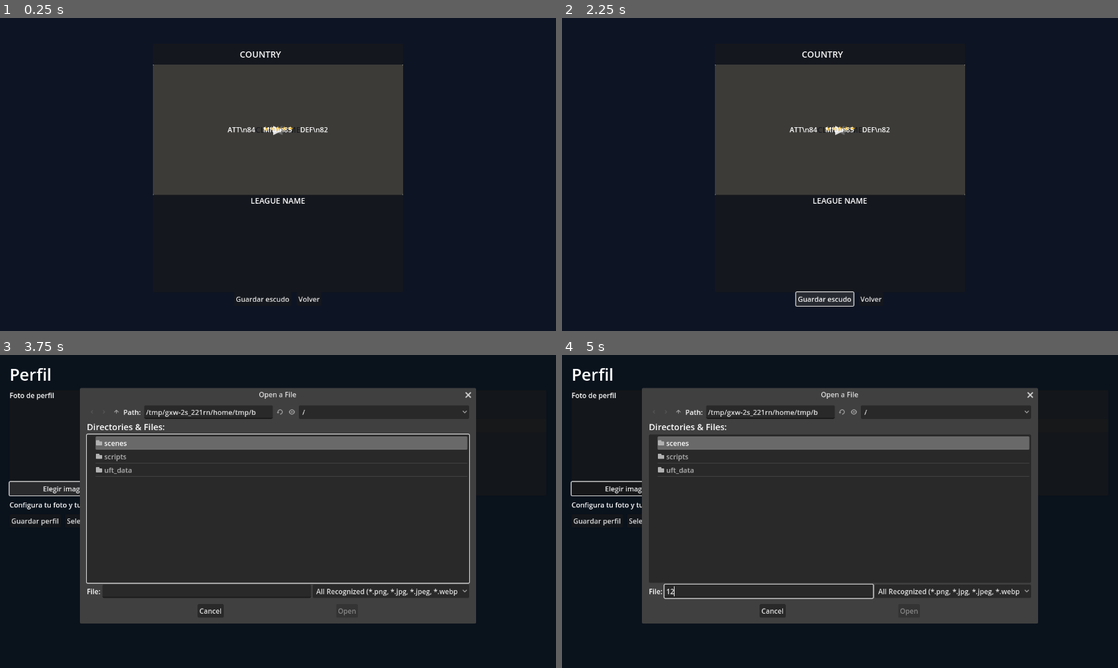
Above: before the commit, frames 1-4 (two rows, left to right).
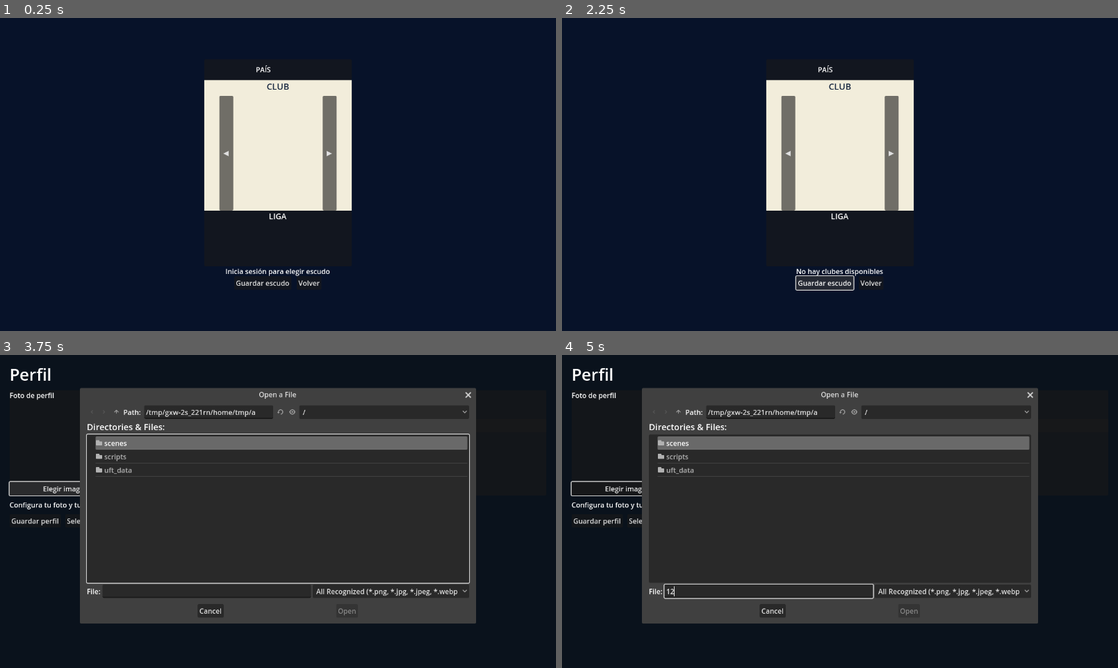
Above: after the commit, the same moments.

Repository: tenemostuseguro/uft27
Game: Godot game, scene res://scenes/ClubCrestMenu2D.tscn
The game is run twice, just before and just after one commit, with the same random seed, the same clock (stepped at 60 frames per second) and the same inputs. This scene is started directly instead of the project's main scene.
Inputs (mouse positions are in pixels of both pictures, inside the frame that each line leads up to):
- Up to frame 1 (0.25 s): no input
- Up to frame 2 (2.25 s): click "◀" at 0.5 s; click "▶" at 1.25 s; click "Guardar escudo" at 2 s
- Up to frame 3 (3.75 s): click "Volver" at 2.75 s; click "Elegir imagen" at 3.5 s
- Up to frame 4 (5 s): click (767, 589) at 4.27 s; type "12" at 4.35 s

The runs differ from the first frame. In frame 1, 21% of the frame differs, in the area x 27-73%, y 10-91%; in frame 2, 21%, in the area x 27-73%, y 10-93%; in frame 3, less than 0.1%; in frame 4, less than 0.1%.

Commit message:
Fix crest selector proportions and remove overlapping stats layer

Diff:
--- a/godot-futsal/scenes/ClubCrestMenu2D.tscn
+++ b/godot-futsal/scenes/ClubCrestMenu2D.tscn
@@ -14,7 +14,7 @@
 anchors_preset = 15
 anchor_right = 1.0
 anchor_bottom = 1.0
-color = Color(0.05, 0.08, 0.14, 1)
+color = Color(0.03, 0.07, 0.16, 1)
 
 [node name="Margin" type="MarginContainer" parent="."]
 layout_mode = 1
@@ -23,10 +23,10 @@
 anchor_top = 0.5
 anchor_right = 0.5
 anchor_bottom = 0.5
-offset_left = -150.0
-offset_top = -250.0
-offset_right = 150.0
-offset_bottom = 250.0
+offset_left = -170.0
+offset_top = -260.0
+offset_right = 170.0
+offset_bottom = 260.0
 
 [node name="VBox" type="VBoxContainer" parent="Margin"]
 layout_mode = 2
@@ -34,27 +34,27 @@
 
 [node name="TopBar" type="PanelContainer" parent="Margin/VBox"]
 layout_mode = 2
-custom_minimum_size = Vector2(300, 48)
+custom_minimum_size = Vector2(340, 48)
 
 [node name="TopRow" type="HBoxContainer" parent="Margin/VBox/TopBar"]
 layout_mode = 2
 alignment = 1
-theme_override_constants/separation = 16
+theme_override_constants/separation = 10
 
 [node name="CountryName" type="Label" parent="Margin/VBox/TopBar/TopRow"]
 layout_mode = 2
-text = "COUNTRY"
-theme_override_font_sizes/font_size = 20
+text = "PAÍS"
+theme_override_font_sizes/font_size = 16
 
 [node name="CountryLogo" type="TextureRect" parent="Margin/VBox/TopBar/TopRow"]
-custom_minimum_size = Vector2(64, 40)
+custom_minimum_size = Vector2(56, 34)
 layout_mode = 2
 expand_mode = 1
 stretch_mode = 5
 
 [node name="Card" type="PanelContainer" parent="Margin/VBox"]
 layout_mode = 2
-custom_minimum_size = Vector2(300, 300)
+custom_minimum_size = Vector2(340, 300)
 
 [node name="CardBg" type="ColorRect" parent="Margin/VBox/Card"]
 layout_mode = 1
@@ -63,89 +63,45 @@
 anchor_bottom = 1.0
 color = Color(0.95, 0.93, 0.86, 1)
 
-[node name="ClubName" type="Label" parent="Margin/VBox/Card"]
+[node name="CardVBox" type="VBoxContainer" parent="Margin/VBox/Card"]
 layout_mode = 1
-anchors_preset = 10
+anchors_preset = 15
 anchor_right = 1.0
-offset_top = 10.0
-offset_bottom = 38.0
+anchor_bottom = 1.0
+theme_override_constants/separation = 8
+
+[node name="ClubName" type="Label" parent="Margin/VBox/Card/CardVBox"]
+layout_mode = 2
+text = "CLUB"
 horizontal_alignment = 1
-text = "CLUB NAME"
-theme_override_colors/font_color = Color(0.06, 0.11, 0.22, 1)
-theme_override_font_sizes/font_size = 18
+theme_override_font_sizes/font_size = 20
+theme_override_colors/font_color = Color(0.08, 0.14, 0.24, 1)
 
-[node name="LeftArrow" type="Button" parent="Margin/VBox/Card"]
-layout_mode = 1
-anchors_preset = 0
-offset_left = 20.0
-offset_top = 120.0
-offset_right = 56.0
-offset_bottom = 156.0
+[node name="CenterRow" type="HBoxContainer" parent="Margin/VBox/Card/CardVBox"]
+layout_mode = 2
+size_flags_vertical = 3
+alignment = 1
+theme_override_constants/separation = 8
+
+[node name="LeftArrow" type="Button" parent="Margin/VBox/Card/CardVBox/CenterRow"]
+layout_mode = 2
+custom_minimum_size = Vector2(32, 32)
 text = "◀"
-theme_override_font_sizes/font_size = 28
 
-[node name="RightArrow" type="Button" parent="Margin/VBox/Card"]
-layout_mode = 1
-anchors_preset = 0
-offset_left = 244.0
-offset_top = 120.0
-offset_right = 280.0
-offset_bottom = 156.0
-text = "▶"
-theme_override_font_sizes/font_size = 28
-
-[node name="ClubLogo" type="TextureRect" parent="Margin/VBox/Card"]
-custom_minimum_size = Vector2(170, 170)
-layout_mode = 1
-anchors_preset = 8
-anchor_left = 0.5
-anchor_top = 0.5
-anchor_right = 0.5
-anchor_bottom = 0.5
-offset_left = -85.0
-offset_top = -80.0
-offset_right = 85.0
-offset_bottom = 90.0
+[node name="ClubLogo" type="TextureRect" parent="Margin/VBox/Card/CardVBox/CenterRow"]
+custom_minimum_size = Vector2(190, 190)
+layout_mode = 2
 expand_mode = 1
 stretch_mode = 5
 
-[node name="Stars" type="Label" parent="Margin/VBox/Card"]
-layout_mode = 1
-anchors_preset = 10
-anchor_right = 1.0
-offset_top = 228.0
-offset_bottom = 246.0
-horizontal_alignment = 1
-text = "★★★★★"
-theme_override_colors/font_color = Color(0.94, 0.72, 0.15, 1)
-
-[node name="StatsRow" type="HBoxContainer" parent="Margin/VBox/Card"]
-layout_mode = 1
-anchors_preset = 10
-anchor_right = 1.0
-offset_top = 250.0
-offset_bottom = 292.0
-alignment = 1
-theme_override_constants/separation = 18
-
-[node name="Att" type="Label" parent="Margin/VBox/Card/StatsRow"]
+[node name="RightArrow" type="Button" parent="Margin/VBox/Card/CardVBox/CenterRow"]
 layout_mode = 2
-text = "ATT\\n84"
-horizontal_alignment = 1
-
-[node name="Mid" type="Label" parent="Margin/VBox/Card/StatsRow"]
-layout_mode = 2
-text = "MID\\n85"
-horizontal_alignment = 1
-
-[node name="Def" type="Label" parent="Margin/VBox/Card/StatsRow"]
-layout_mode = 2
-text = "DEF\\n82"
-horizontal_alignment = 1
+custom_minimum_size = Vector2(32, 32)
+text = "▶"
 
 [node name="BottomBar" type="PanelContainer" parent="Margin/VBox"]
 layout_mode = 2
-custom_minimum_size = Vector2(300, 84)
+custom_minimum_size = Vector2(340, 120)
 
 [node name="BottomVBox" type="VBoxContainer" parent="Margin/VBox/BottomBar"]
 layout_mode = 2
@@ -154,11 +110,11 @@
 [node name="LeagueName" type="Label" parent="Margin/VBox/BottomBar/BottomVBox"]
 layout_mode = 2
 horizontal_alignment = 1
-text = "LEAGUE NAME"
+text = "LIGA"
 theme_override_font_sizes/font_size = 18
 
 [node name="LeagueLogo" type="TextureRect" parent="Margin/VBox/BottomBar/BottomVBox"]
-custom_minimum_size = Vector2(576, 192)
+custom_minimum_size = Vector2(300, 96)
 layout_mode = 2
 expand_mode = 1
 stretch_mode = 5
@@ -167,7 +123,6 @@
 layout_mode = 2
 horizontal_alignment = 1
 text = "Selecciona tu escudo"
-visible = false
 
 [node name="Buttons" type="HBoxContainer" parent="Margin/VBox"]
 layout_mode = 2
--- a/godot-futsal/scripts/club_crest_menu_2d.gd
+++ b/godot-futsal/scripts/club_crest_menu_2d.gd
@@ -18,8 +18,8 @@
 var selected_index := 0
 
 func _ready() -> void:
-	$Margin/VBox/Card/LeftArrow.pressed.connect(func() -> void: _move_selection(-1))
-	$Margin/VBox/Card/RightArrow.pressed.connect(func() -> void: _move_selection(1))
+	$Margin/VBox/Card/CardVBox/CenterRow/LeftArrow.pressed.connect(func() -> void: _move_selection(-1))
+	$Margin/VBox/Card/CardVBox/CenterRow/RightArrow.pressed.connect(func() -> void: _move_selection(1))
 	$Margin/VBox/Buttons/SaveButton.pressed.connect(_on_save_pressed)
 	$Margin/VBox/Buttons/BackButton.pressed.connect(func() -> void: get_tree().change_scene_to_file(PROFILE_MENU_SCENE))
 	_load_clubs()
